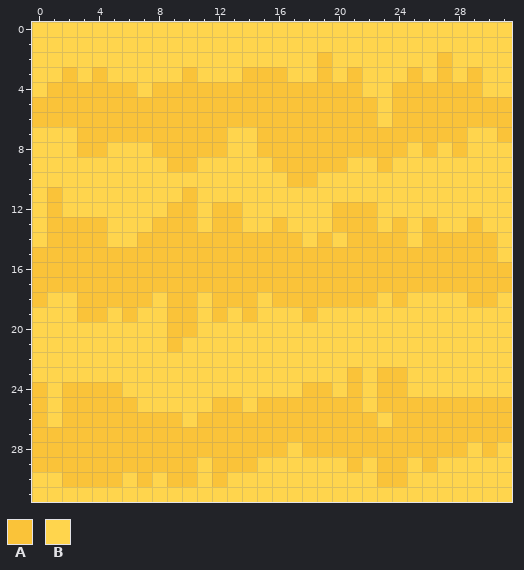
A pixel-art file gets an edit: Barnhouse Brawl/images/HayTexture.aseprite. Above, as it was before the edit.
32x32 pixels, 1 frame.
Palette (. is transparent): A #fac339  B #ffd54d
Pixels before, first column x 0:
 0 BBBBBBBBBBBBBBBBBBBBBBBBBBBBBBBB
 1 BBBBBBBBBBBBBBBBBBBBBBBBBBBBBBBB
 2 BBBBBBBBBBBBBBBBBBBABBBBBBBABBBB
 3 BBABABBBBBABBBAAABBABABBBABABABB
 4 BAAAAAABAAAAAAAAAAAAAABBAAAAAABB
 5 AAAAAAAAAAAAAAAAAAAAAAABAAAAAAAA
 6 AAAAAAAAAAAAAAAAAAAAAAABAAAAAAAA
 7 BBBAAAAAAAAAABBAAAAAAAAAAAAAABBA
 8 BBBAABBBAAAAABBAAAAAAAAAABABABBB
 9 BBBBBBBBBAABBBBBAAAAABBABBBBBBBB
10 BBBBBBBBBBBBBBBBBAABBBBBBBBBBBBB
11 BABBBBBBBBABBBBBBBBBBBBBBBBBBBBB
12 BABBBBBBBAABAABBBBBBAAABBBBBBBBB
13 BAAAABBBAAABAABBABBBAAABABABBABB
14 BAAAABBAAAAAAAAAAABABAAAABAAAAAB
15 AAAAAAAAAAAAAAAAAAAAAAAAAAAAAAAB
16 AAAAAAAAAAAAAAAAAAAAAAAAAAAAAAAA
17 AAAAAAAAAAAAAAAAAAAAAAAAAAAAAAAA
18 ABBAAAAABAABAAABAAAAAAABABBBBAAB
19 BBBAABABBAABABABBBABBBBBBBBBBBBB
20 BBBBBBBBBAABBBBBBBBBBBBBBBBBBBBB
21 BBBBBBBBBABBBBBBBBBBBBBBBBBBBBBB
22 BBBBBBBBBBBBBBBBBBBBBBBBBBBBBBBB
23 BBBBBBBBBBBBBBBBBBBBBABAABBBBBBB
24 ABAAAABBBBBBBBBBBBAABABAABBBBBBB
25 ABAAAAABBBBBAABAAAAAAABAAAAAAAAA
26 ABAAAAAAAABAAAAAAAAAAAABAAAAAAAA
27 AAAAAAAAAAAAAAAAAAAAAAAAAAAAAAAA
28 AAAAAAAAAAAAAAAAABAAAAAAAAAAABAB
29 AAAAAAAAAAABAAABBBBBBABAABABBBBB
30 BBAAAABABAABABBBBBBBBBBAABBBBBBB
31 BBBBBBBBBBBBBBBBBBBBBBBBBBBBBBBB
The same view after the edit:
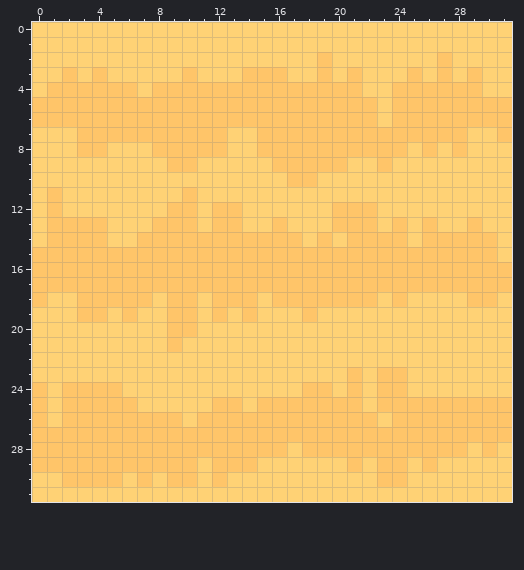
The edit:
colour A: #fac339 -> #ffc569
colour B: #ffd54d -> #ffd275
